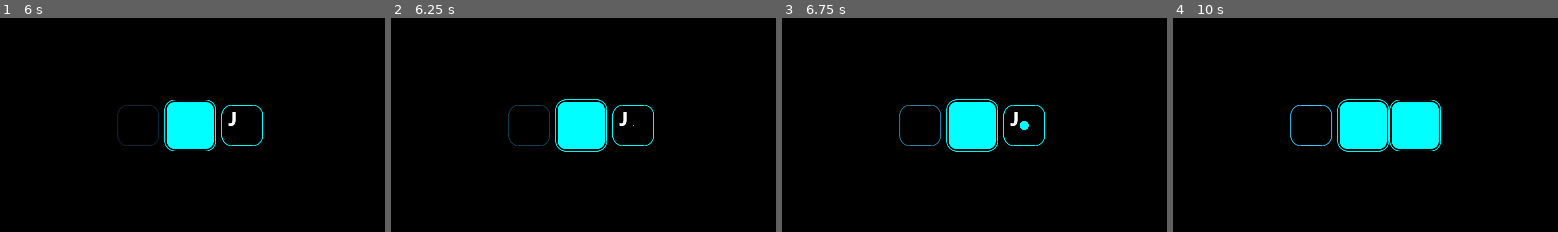
Above: before the commit, frames 1-4 (left to right).
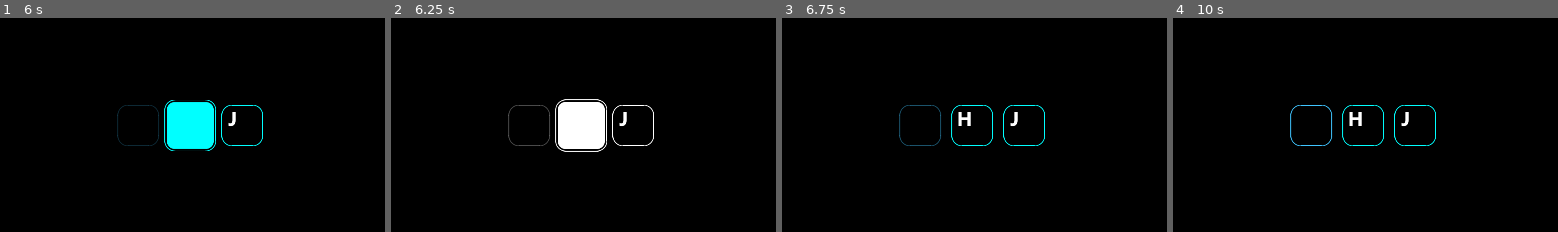
Above: after the commit, the same moments.

Repository: hedgemandan/2025-InfinityJam
Game: Godot game, scene res://Scenes/main_scene.tscn
Same seed, same stepped clock (60 frames per second), same inputs: the game is played once before the commit and once after it.
Inputs (mouse positions are % of the whole screen's width and height, from its top left):
- Up to frame 1 (6 s): tap Enter at 0.5, 2, 3.5 s; tap 0 at 0.6, 2.1, 3.6, 5.85 s; tap Space at 0.77, 1.25, 1.52, 2.75, 3.02, 3.77, 5.27 s; tap 9 at 1.35, 2.85, 5.1 s; tap Escape at 4.15 s; click (50, 75) at 4.25 s
- Up to frame 2 (6.25 s): no input
- Up to frame 3 (6.75 s): tap Space at 6.5 s; tap 9 at 6.6 s
- Up to frame 4 (10 s): tap Space at 6.77, 7.52, 8.27, 9.77 s; tap 0 at 7.35, 8.85 s; tap 9 at 8.1, 9.6 s
The pictures show only the part of the screen within x 21-71%, y 26-76%; the shares and areas given below are measured in that part.

Frame 1 is identical in both runs. In frame 2, 3.3% of the frame differs, in the area x 30-69%, y 37-63%; in frame 3, 3.0%; in frame 4, 5.5%, in the area x 42-70%, y 37-63%.

Commit message:
latest update

Diff:
--- a/2_Project/RhythmQWERTY/Scripts/main_scene.gd
+++ b/2_Project/RhythmQWERTY/Scripts/main_scene.gd
@@ -5,6 +5,7 @@
 var end_screen = preload("res://Scenes/end_screen.tscn")
 var end_screen_instance = null
 var button = preload("res://Scenes/button.tscn")
+
 #var unpacked_instance = button.instantiate()
 var button_instance = null
 @onready var button_array = [$AllButtons/Button, $AllButtons/Button2, $AllButtons/Button3, $AllButtons/Button4, $AllBut …(977 unchanged characters)…
@@ -12,7 +13,6 @@
 @onready var SFXCorrectPress = $SFXCorrectPress
 @onready var SFXIncorrectPress = $SFXIncorrectPress
 @onready var Music = $Music
-
 
 @onready var correct_clicks = $"Correct Clicks"
 @onready var incorrect_clicks = $"Incorrect Clicks"
@@ -73,33 +73,34 @@
 func _ready():
 	game_setup()
 
+func game_setup():
+	## Checks all nodes in group "animated nodes" and connects the signal from "Button.tscn", so if any buttons reach the max extent of their animation it triggers the
+	## "_on_reached_max_extent" end-game function
 	var all_animated_nodes = get_tree().get_nodes_in_group("animated_nodes")
 	for node in all_animated_nodes:
 		if node.has_signal("reached_max_extent"):
 			node.connect("reached_max_extent", self._on_reached_max_extent)
 
-func game_setup():
+	## Sets the 2 starter buttons to default state, starts the game timers and starts the music
 	buttons_data["Button1"]["Node"].empty_anim() #Makes starting button appear visible
 	buttons_data["Button2"]["Node"].empty_anim() #Makes starting button appear visible
 	start_newbuttonspawn_timer()
 	start_buttoncharge_timer()
 	Music.play()
 
+## Apply preset colours of nodes to all nodes once upon game setup
 	for button_name in buttons_data.keys():
 		var button_node = buttons_data[button_name]["Node"]
 		if button_node:
 			button_node.modulate = buttons_data[button_name]["Color"]
 			print("Applied color to:", button_name)
 
-func _on_reached_max_extent():
-	print("Game Over!")
 
 
 ## Popup Menu Function
 func _input(event):
 	if event is InputEventKey and event.is_pressed() and event.keycode == KEY_ESCAPE:
 		toggle_popup()
-
 ## Key press detection event
 	if event is InputEventKey and event.is_pressed():
 		var key_pressed = OS.get_keycode_string(event.keycode)
@@ -128,6 +129,9 @@
 			else:
 				pass
 
+
+
+## This section of code handles when the player loses
 func start_death_timer():
 	var timer = Timer.new()
 	timer.wait_time = 1
@@ -137,29 +141,46 @@
 	timer.start()
 
 func _on_timer_timeoutdeath():
+	get_tree().paused = true
 	for button_name in buttons_data.keys():
 		var button_node = buttons_data[button_name]["Node"]
 		if button_node:
 			button_node.modulate = Color(1,1,1,1)
-	get_tree().paused = true
 	end_screen_instance = end_screen.instantiate()
-	end_screen_instance.restart_game.connect(game_setup)
 	add_child(end_screen_instance)
 	end_screen_instance.global_position = get_viewport_rect().size / 2 - end_screen_instance.size / 2
-
-
-## Popup Menu function Pt. 2
+	end_screen_instance.restart_game.connect(game_setup)
+
+	print("Game Over incorrect key pressed")
+
+func _on_reached_max_extent():
+	get_tree().paused = true
+	for button_name in buttons_data.keys():
+		var button_node = buttons_data[button_name]["Node"]
+		if button_node:
+			button_node.modulate = Color(1,1,1,1)
+	end_screen_instance = end_screen.instantiate()
+	add_child(end_screen_instance)
+	end_screen_instance.global_position = get_viewport_rect().size / 2 - end_screen_instance.size / 2
+	end_screen_instance.restart_game.connect(game_setup)
+
+	print("Game Over via key not pressed in time")
+
+
+
+
+
+## This section of code handles the Popup Menu (in-game ESC menu)
 func toggle_popup():
 	if popup_instance:
 		pass
-		#get_tree().paused = false
-		#popup_instance.queue_free()
-		#popup_instance = null
 	else:
 		get_tree().paused = true
 		popup_instance = popup_menu.instantiate()
 		add_child(popup_instance)
 		popup_instance.global_position = get_viewport_rect().size / 2 - popup_instance.size / 2
+
+
 
 
 
@@ -186,7 +207,7 @@
 
 
 
-## timer for making a random button go green from the selection of buttons which are visible
+## timer and timeout function for making a random button "charge up" from the selection of buttons which are visible
 func start_buttoncharge_timer():
 	var timer = Timer.new()
 	if global.gamestep <= 2:
@@ -204,7 +225,6 @@
 
 func _on_timer_timeoutBC():
 
-		#if/conditions like gamestate are met then highlight more than 1 random button. Then three adjacent horizontal. Then 2 adjacent vertical.
 	## This immediate paragraph below allows for two buttons charging at the same time beyond gamestep 12
 	if global.gamestep >= 9: #enable doubles
 		var spawnlimit = 2
@@ -216,18 +236,7 @@
 			else:
 				global.clickablebuttons.append(random_button)
 				random_button.grow_anim()
-				#start_anim_timer(random_button)
-	## Paired buttons?
-	#elif global.gamestep >= 6: #enable doubles
-		#var spawnlimitadj = 2
-		#for n in spawnlimitadj:
-			#var holdingvar2 = "Button" + str(randi_range(1, global.numberoffbuttonsvisible -1)) #concatenate
-			#var random_button = buttons_data[holdingvar2]["Node"]
-			#if random_button in global.clickablebuttons:
-				#_on_timer_timeoutBC()	#Do not double up charging the same button!
-			#else:
-				#global.clickablebuttons.append(random_button)
-				#random_button.grow_anim()
+
 	## This immediate paragraph allows only one button to charging at a time prior to gamestep 10
 	else:
 		var holdingvar1 = "Button" + str(randi_range(1, global.numberoffbuttonsvisible -1)) #concatenate
@@ -240,25 +249,3 @@
 			global.clickablebuttons.append(random_button)
 			print("clickable buttons number currently:", global.clickablebuttons)
 			random_button.grow_anim()
-
-
-
-#func start_anim_timer(random_button):
-	#var timer = Timer.new()
-	#timer.wait_time = 3
-	#timer.one_shot = true
-	#timer.connect("timeout", Callable(self, "_on_timer_timeoutSA"))
-	#add_child(timer)
-	#timer.start()
-	#global.lukesvariable = random_button
-	#return
-#
-#func _on_timer_timeoutSA():
-	#if global.lukesvariable.any(func(item): return item in global.clickablebuttons):
-		#queue_free()
-		#
-
-
-#tidy(random_button)
-#func tidy(random_button):
-	#return
Not shown, added: 2_Project/RhythmQWERTY/Scenes/main_scene.tscn1732185833.tmp
